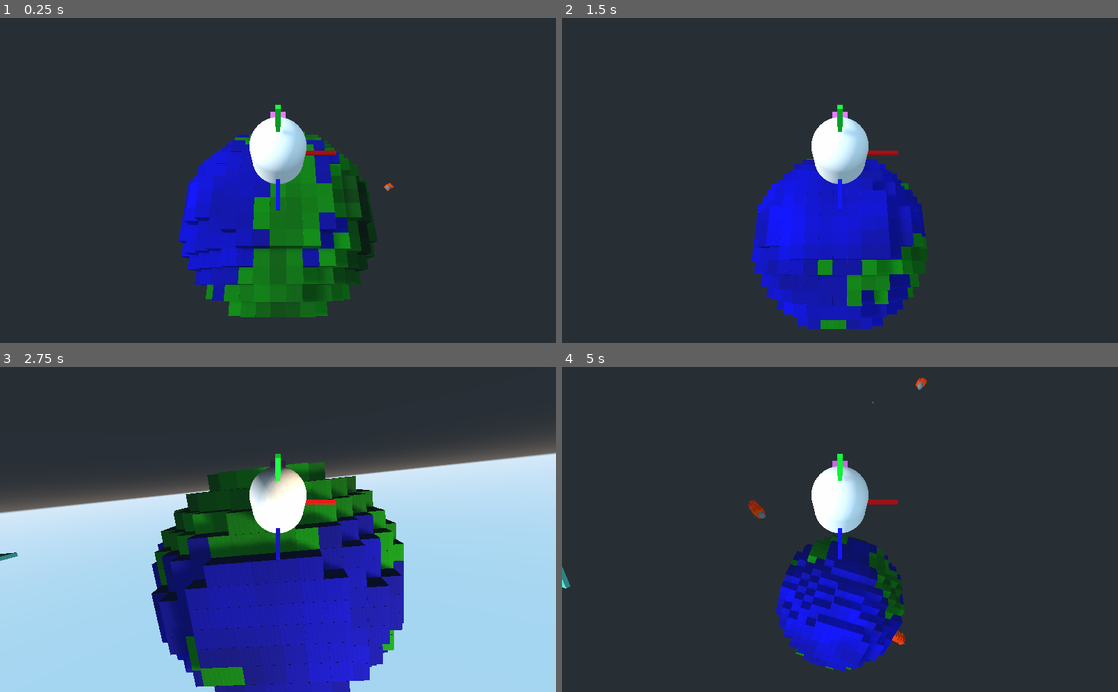
Above: before the commit, frames 1-4 (two rows, left to right).
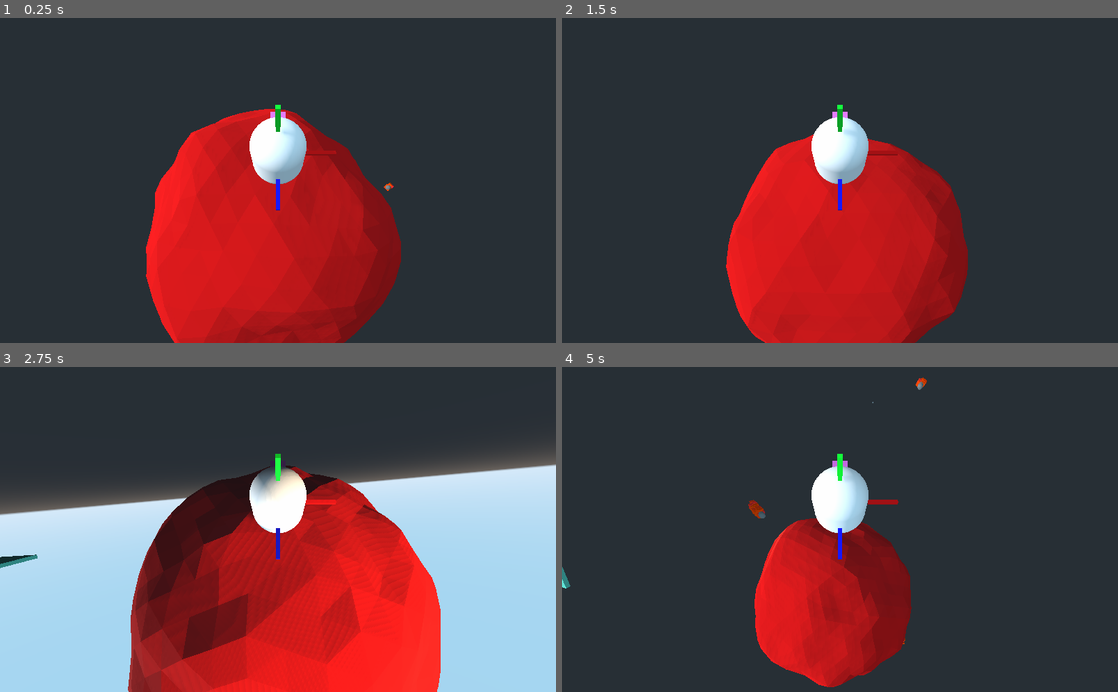
Above: after the commit, the same moments.

Repository: kevinms/godot-wild-jam-23
Game: Godot game, scene res://Game.tscn
Two runs of this game, one before a commit and one after it. Both use one fixed random seed, a clock stepped at 60 frames per second and the inputs below.
Inputs (mouse positions are in pixels of both pictures, inside the frame that each line leads up to):
- Up to frame 1 (0.25 s): no input
- Up to frame 2 (1.5 s): tap Enter (enter) at 0.5, 1.35 s; move the mouse to (867, 180) at 0.52 s; hold Space (jump) 0.53-1.28 s; hold W (forward) from 0.53 s (still down); click (867, 180) at 0.67 s; move the mouse to (812, 180) at 1.27 s
- Up to frame 3 (2.75 s): keep holding W (forward); tap Space (jump) at 1.52, 1.55, 1.82, 2.3 s; move the mouse to (289, 523) at 2.02 s; press the mouse at (289, 523) at 2.03 s
- Up to frame 4 (5 s): keep holding W (forward); move the mouse to (834, 536) at 2.77 s; release the mouse at (834, 536) at 2.78 s; tap Space (jump) at 2.85, 3.02, 3.32, 4.52, 4.55, 4.82 s; click (834, 536) at 2.92 s; move the mouse to (878, 532) at 3.52 s; hold Space (jump) 3.53-4.28 s; tap Enter (enter) at 3.6 s; move the mouse to (795, 526) at 4.27 s; click (795, 526) at 4.35 s

The runs differ from the first frame. In frame 1, 25% of the frame differs, in the area x 26-73%, y 27-100%; in frame 2, 22%; in frame 3, 34%, in the area x 0-100%, y 24-100%; in frame 4, 11%.

Commit message:
Fixed icosphere triangle winding to be clockwise. Began work on human flocking.

Diff:
--- /dev/null
+++ b/CubeMesh.tscn
@@ -0,0 +1,9 @@
+[gd_scene load_steps=2 format=2]
+
+[ext_resource path="res://CubeMesh.gd" type="Script" id=1]
+
+[node name="CubeMesh" type="StaticBody"]
+visible = false
+collision_layer = 2
+collision_mask = 2
+script = ExtResource( 1 )
--- a/Game.tscn
+++ b/Game.tscn
@@ -1,8 +1,9 @@
-[gd_scene load_steps=10 format=2]
+[gd_scene load_steps=11 format=2]
 
+[ext_resource path="res://Human.tscn" type="PackedScene" id=1]
 [ext_resource path="res://Player.tscn" type="PackedScene" id=2]
 [ext_resource path="res://Game.gd" type="Script" id=3]
-[ext_resource path="res://World.tscn" type="PackedScene" id=4]
+[ext_resource path="res://Icosphere.tscn" type="PackedScene" id=4]
 
 [sub_resource type="CubeMesh" id=1]
 
@@ -57,4 +58,8 @@
 current = true
 far = 200.0
 
+[node name="Human" parent="." instance=ExtResource( 1 )]
+transform = Transform( 1, 0, 0, 0, 1, 0, 0, 0, 1, 0, 8.09131, 0 )
+planet_path = NodePath("../Planet")
+
 [node name="Planet" parent="." instance=ExtResource( 4 )]
--- /dev/null
+++ b/Human.gd
@@ -0,0 +1,69 @@
+extends KinematicBody
+
+var noise = OpenSimplexNoise.new()
+
+var velocity: Vector3
+var gravity = Vector3(0, -40, 0)
+var speed = 20
+var jump = 20
+
+#onready var planet = $"../Planet"
+export(NodePath) var planet_path
+onready var planet = get_node(planet_path)
+
+func init_noise():
+	noise.seed = randi()
+	noise.octaves = 7
+	noise.period = 20.0
+	noise.persistence = 0.8
+
+func local_input_direction():
+	var dir = Vector3()
+
+	var pos = global_transform.origin
+
+	if noise.get_noise_3dv(pos) > 0:
+		dir += Vector3.FORWARD
+	elif noise.get_noise_3dv(pos) > 0:
+		dir += Vector3.BACK
+	elif noise.get_noise_3dv(pos) > 0:
+		dir += Vector3.LEFT
+	elif noise.get_noise_3dv(pos) > 0:
+		dir += Vector3.RIGHT
+
+	return dir.normalized()
+
+func _physics_process(delta):
+
+	#rotate_object_local(Vector3.UP, 0.01)
+
+	var world_up = (global_transform.origin - planet.global_transform.origin).normalized()
+	var world_down = (planet.global_transform.origin - global_transform.origin).normalized()
+
+	var dir = local_input_direction()
+
+	# "velocity" is always in local space.
+	velocity.x = dir.x * speed
+	velocity.z = dir.z * speed
+	velocity.y = -20
+
+	if Input.is_action_pressed("jump"):
+		velocity.y = jump
+
+	# Convert "velocity" to global space because that's what move_and_slide() expects.
+	var global_velocity = to_global(velocity) - global_transform.origin
+
+	global_velocity = move_and_slide(global_velocity, world_up, true)
+
+	# Update local "velocity" to account for changes move_and_slide() made.
+	velocity = to_local(global_transform.origin + global_velocity) - transform.origin
+
+	var xform = align_with_y(global_transform, world_up)
+	global_transform = global_transform.interpolate_with(xform, 0.2)
+
+# https://kidscancode.org/godot_recipes/3d/3d_align_surface/
+func align_with_y(xform, new_y):
+	xform.basis.y = new_y
+	xform.basis.x = -xform.basis.z.cross(new_y)
+	xform.basis = xform.basis.orthonormalized()
+	return xform
--- /dev/null
+++ b/Human.tscn
@@ -0,0 +1,22 @@
+[gd_scene load_steps=5 format=2]
+
+[ext_resource path="res://Human.gd" type="Script" id=1]
+
+[sub_resource type="CubeMesh" id=1]
+
+[sub_resource type="SpatialMaterial" id=2]
+albedo_color = Color( 0.247059, 0.721569, 0.952941, 1 )
+
+[sub_resource type="BoxShape" id=3]
+
+[node name="Human" type="KinematicBody"]
+script = ExtResource( 1 )
+
+[node name="MeshInstance" type="MeshInstance" parent="."]
+transform = Transform( 0.2, 0, 0, 0, 0.2, 0, 0, 0, 0.2, 0, 0, 0 )
+mesh = SubResource( 1 )
+material/0 = SubResource( 2 )
+
+[node name="CollisionShape" type="CollisionShape" parent="."]
+transform = Transform( 0.2, 0, 0, 0, 0.2, 0, 0, 0, 0.2, 0, 0, 0 )
+shape = SubResource( 3 )
--- a/Icosphere.gd
+++ b/Icosphere.gd
@@ -1,4 +1,6 @@
 extends StaticBody
+
+export var planet_scale = 20.0
 
 var noise = OpenSimplexNoise.new()
 
@@ -144,8 +146,9 @@
 	return array_mesh
 
 func _process(delta):
-	rotate_y(delta)
-	rotate_x(delta)
+	#rotate_y(delta)
+	#rotate_x(delta)
+	pass
 
 class TriangleIndices:
 	var v1: int
@@ -169,7 +172,7 @@
 
 	var height = (n + 1) / 2
 	p *= height
-	p *= 4.0
+	p *= planet_scale
 	positions.push_back(p)
 	var i = index
 	index += 1
@@ -226,32 +229,32 @@
 	var faces = []
 
 	# 5 faces around point 0
-	faces.push_back(TriangleIndices.new(0, 11, 5))
-	faces.push_back(TriangleIndices.new(0, 5, 1))
-	faces.push_back(TriangleIndices.new(0, 1, 7))
-	faces.push_back(TriangleIndices.new(0, 7, 10))
-	faces.push_back(TriangleIndices.new(0, 10, 11))
+	faces.push_back(TriangleIndices.new(0, 5, 11))
+	faces.push_back(TriangleIndices.new(0, 1, 5))
+	faces.push_back(TriangleIndices.new(0, 7, 1))
+	faces.push_back(TriangleIndices.new(0, 10, 7))
+	faces.push_back(TriangleIndices.new(0, 11, 10))
 
 	# 5 adjacent faces
-	faces.push_back(TriangleIndices.new(1, 5, 9))
-	faces.push_back(TriangleIndices.new(5, 11, 4))
-	faces.push_back(TriangleIndices.new(11, 10, 2))
-	faces.push_back(TriangleIndices.new(10, 7, 6))
-	faces.push_back(TriangleIndices.new(7, 1, 8))
+	faces.push_back(TriangleIndices.new(1, 9, 5))
+	faces.push_back(TriangleIndices.new(5, 4, 11))
+	faces.push_back(TriangleIndices.new(11, 2, 10))
+	faces.push_back(TriangleIndices.new(10, 6, 7))
+	faces.push_back(TriangleIndices.new(7, 8, 1))
 
 	# 5 faces around point 3
-	faces.push_back(TriangleIndices.new(3, 9, 4))
-	faces.push_back(TriangleIndices.new(3, 4, 2))
-	faces.push_back(TriangleIndices.new(3, 2, 6))
-	faces.push_back(TriangleIndices.new(3, 6, 8))
-	faces.push_back(TriangleIndices.new(3, 8, 9))
+	faces.push_back(TriangleIndices.new(3, 4, 9))
+	faces.push_back(TriangleIndices.new(3, 2, 4))
+	faces.push_back(TriangleIndices.new(3, 6, 2))
+	faces.push_back(TriangleIndices.new(3, 8, 6))
+	faces.push_back(TriangleIndices.new(3, 9, 8))
 
 	# 5 adjacent faces
-	faces.push_back(TriangleIndices.new(4, 9, 5))
-	faces.push_back(TriangleIndices.new(2, 4, 11))
-	faces.push_back(TriangleIndices.new(6, 2, 10))
-	faces.push_back(TriangleIndices.new(8, 6, 7))
-	faces.push_back(TriangleIndices.new(9, 8, 1))
+	faces.push_back(TriangleIndices.new(4, 5, 9))
+	faces.push_back(TriangleIndices.new(2, 11, 4))
+	faces.push_back(TriangleIndices.new(6, 10, 2))
+	faces.push_back(TriangleIndices.new(8, 7, 6))
+	faces.push_back(TriangleIndices.new(9, 1, 8))
 
 	var recursionLevel = 3
 
--- a/Icosphere.tscn
+++ b/Icosphere.tscn
@@ -1,15 +1,8 @@
-[gd_scene load_steps=7 format=2]
+[gd_scene load_steps=4 format=2]
 
 [ext_resource path="res://Icosphere.gd" type="Script" id=1]
-[ext_resource path="res://CubeMesh.gd" type="Script" id=2]
 [ext_resource path="res://IcosphereMain.gd" type="Script" id=3]
-
-[sub_resource type="CubeMesh" id=1]
-
-[sub_resource type="SpatialMaterial" id=2]
-albedo_color = Color( 0.231373, 0.878431, 0.862745, 1 )
-
-[sub_resource type="BoxShape" id=3]
+[ext_resource path="res://Human.tscn" type="PackedScene" id=4]
 
 [node name="Spatial" type="Spatial"]
 script = ExtResource( 3 )
@@ -20,31 +13,7 @@
 [node name="Camera" type="Camera" parent="."]
 transform = Transform( 1, 0, 0, 0, 0.871402, 0.490569, 0, -0.490569, 0.871402, 0, 3.55457, 6.11787 )
 
-[node name="RigidBody" type="RigidBody" parent="."]
-transform = Transform( 1, 0, 0, 0, 1, 0, 0, 0, 1, 0, 10.5407, 0 )
-
-[node name="MeshInstance" type="MeshInstance" parent="RigidBody"]
-mesh = SubResource( 1 )
-material/0 = SubResource( 2 )
-
-[node name="CollisionShape" type="CollisionShape" parent="RigidBody"]
-shape = SubResource( 3 )
-
-[node name="RigidBody2" type="StaticBody" parent="."]
-transform = Transform( 1, 0, 0, 0, 1, 0, 0, 0, 1, 0, -1.038, 0 )
-visible = false
-collision_layer = 2
-collision_mask = 2
-
-[node name="MeshInstance" type="MeshInstance" parent="RigidBody2"]
-mesh = SubResource( 1 )
-material/0 = SubResource( 2 )
-
-[node name="CollisionShape" type="CollisionShape" parent="RigidBody2"]
-shape = SubResource( 3 )
-
-[node name="StaticBody" type="StaticBody" parent="."]
-visible = false
-collision_layer = 2
-collision_mask = 2
-script = ExtResource( 2 )
+[node name="Human" parent="." instance=ExtResource( 4 )]
+transform = Transform( 1, 0, 0, 0, 1, 0, 0, 0, 1, 0, 5.12244, 0 )
+collision_layer = 1024
+planet_path = NodePath("../Icosphere")
